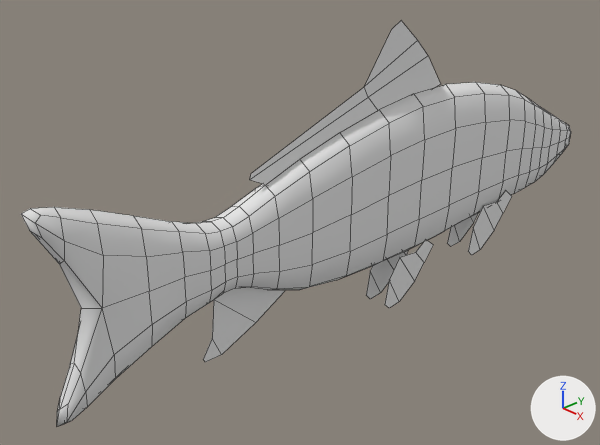
Renders of the Blender file GameEngine/Resources/Models/fish.blend from each side of a commit.
The view is the same before and after, from a 50 mm camera at (5.39, -6.15, 3.53) aimed at (-0.41, -0.63, -0.17). Arrows for +X, +Y and +Z are at lower right; the lights stay in place. Mesh edges are drawn as thin lines.

Names of what the first picture shows: 'fish_Cube'.
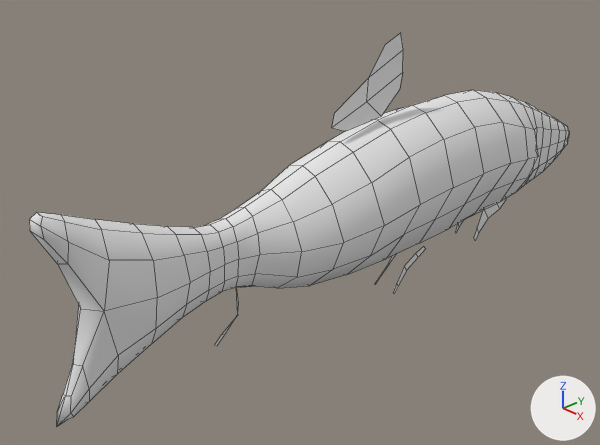
The change, as a list of edits to the scene's bpy script:
```text
Change me_fish_cube:
    used by ob_fish_cube; location = (-4.0, -0.94, 0.0); rotation_euler = (1.571, 0.0, 0.0), in degrees (90, 0, 0)
    remove me_fish_cube.from_pydata(...)  # 373 vertices, 336 faces; spans x 3.8..4.18, y -1.35..1.87, z -4.93..2.87
    add me_fish_cube.from_pydata(...)  # 373 vertices, 336 faces; spans x -0.61..0.6, y -1.19..1.74, z -3.98..3.78
    me_fish_cube part 1: 373 of 373 vertices moved; they spanned x 3.8..4.18, y -1.35..1.87, z -4.93..2.87 and now span x -0.61..0.6, y -1.19..1.74, z -3.98..3.78; mean shift (-4.0, 0.01, 0.94); largest move (3.81, 0.13, -2.15) -> (-0.61, 0.11, -1.22)
Change ob_fish_cube:
    ob_fish_cube.location: (-4.0, -0.94, 0.0) -> (0.0, 0.0, 0.0)
```

Pixel boxes (x1, y1, x2, y2) of what changed, in the pictures (600 x 445 px):
'fish_Cube', reshaped, moved
    before: (21, 21, 571, 426)
    after: (29, 33, 569, 426)
